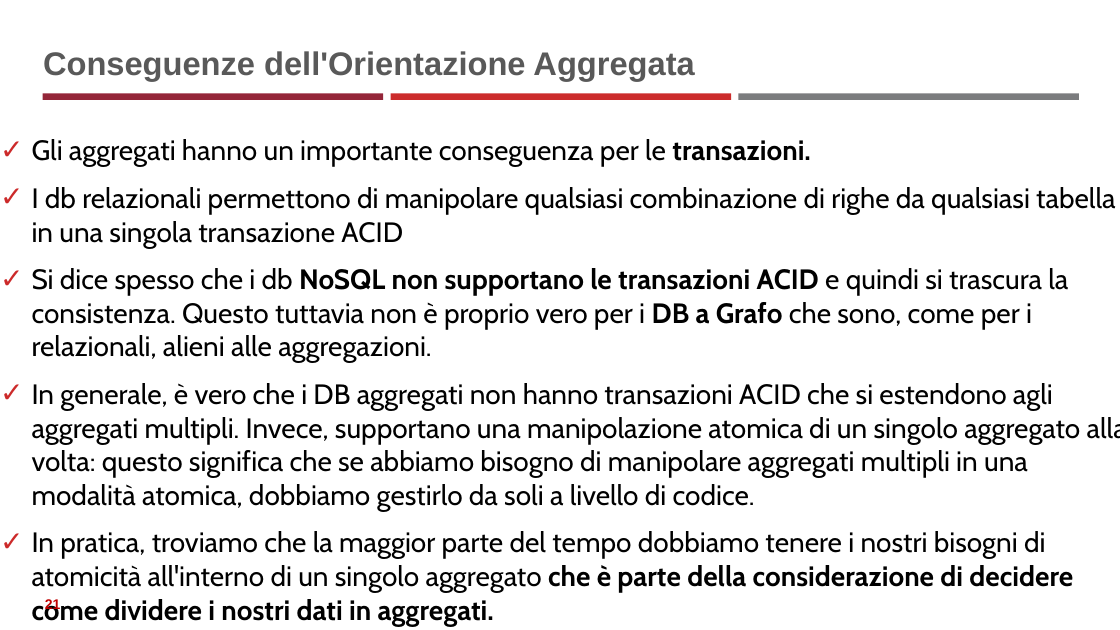
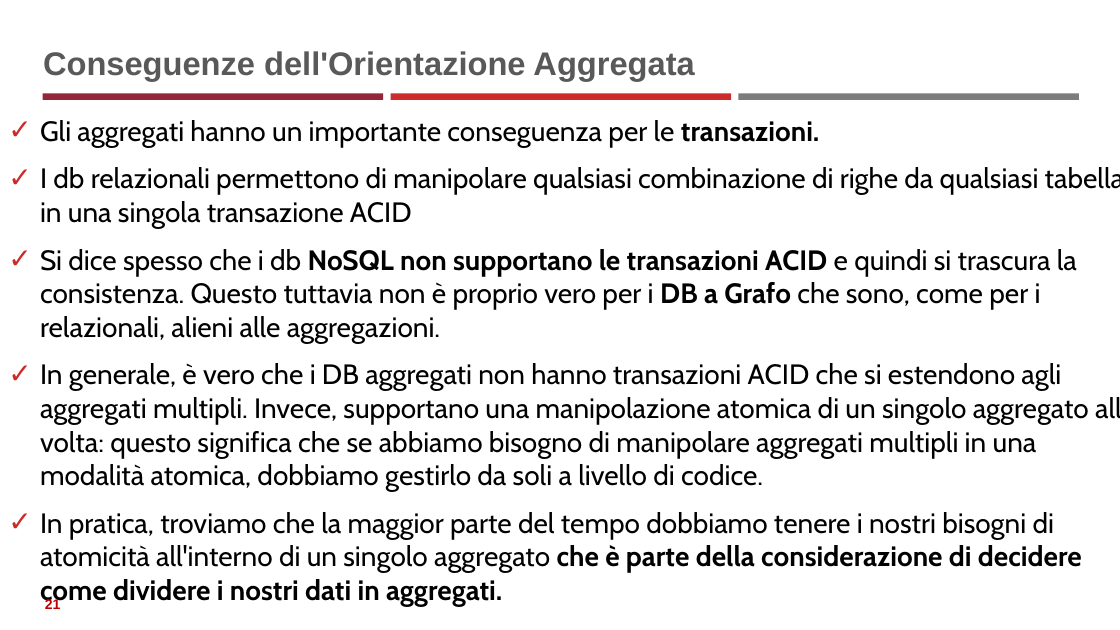
Before and after one commit to neural1977/data_science_interview_material, a slide deck: slide 21 of AggregateDB_ita.pptx. Drawn at 1120x630 pixels with LibreOffice and Linux fonts; fonts in the diff are those of the drawing. Boxes give left, top, right and bottom in pixels: in the first picture for what was removed or moved away, otherwise in the second. Text is boxed around its words. In the diff, an @@ line names an element or a change of style, - is before the commit and + after.

```diff
--- a/AggregateDB_ita.pptx
+++ b/AggregateDB_ita.pptx
@@ text "Gli aggregati hanno un importante ..." rewrapped from bbox=[32, 139, 1120, 626] to bbox=[40, 120, 1120, 606] @@
```
Also in this commit, not shown: 6 other slides changed, 9 other files.
